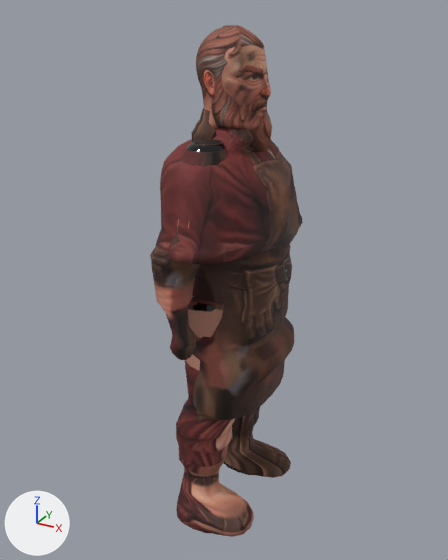
The glTF model assets/models/npcs/npc_smith.glb: old version first, new version second.
Rendered twice from a 50 mm camera at (0.986, -1.825, 1.868) aimed at (-0.015, -0.005, 0.959). Lighting does not change. The marker at lower left points along +X, +Y and +Z. The older version comes first. Vertices at exactly the same position are counted once.

In view in the first picture: 'arm_L'.
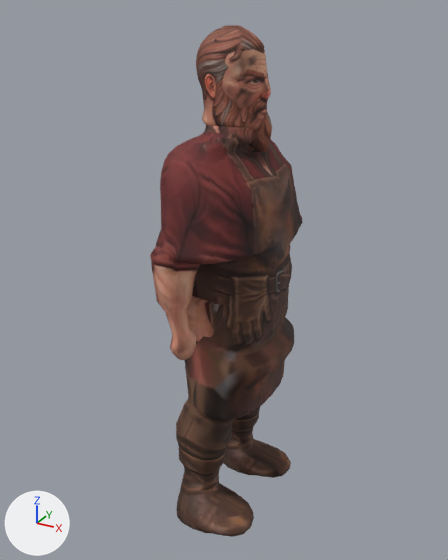
The edits, one by one:
me_arm_l is used by ob_arm_l; location (0.0, 0.0, 0.0).
me_arm_l had 3682 vertices, 7336 faces and spanned x -0.17..0.23, y -0.37..0.37, z 0.01..1.82.
me_arm_l now has 3550 vertices, 7076 faces and spans x -0.17..0.23, y -0.37..0.37, z 0.01..1.82.
me_arm_l part 1: 190 vertices moved within x -0.16..0.15, y -0.27..0.27, z 1.42..1.53; 364 vertices removed from x -0.16..0.15, y -0.25..0.26, z 1.42..1.57; 232 vertices added at x -0.15..0.15, y -0.22..0.25, z 1.42..1.53.
me_arm_l part 2: 5 vertices moved within x -0.05..0.07, y -0.07..0.07, z 1.77..1.8; 5 vertices removed from x -0.05..0.07, y -0.07..0.07, z 1.77..1.8; 5 vertices added at x -0.05..0.07, y -0.06..0.06, z 1.77..1.8.
me_arm_l part 3: 5480 kept faces spanning x -0.17..0.23, y -0.37..0.37, z 0.01..1.82 get new texture (UV) coordinates.

Location of each change, [x1, y1, x2, y2] in pixels of the pictures (448 x 560 px; the box of a moved part takes in the faces that stretch with it):
part 1 of me_arm_l, moved or reshaped
    before: [161, 106, 282, 184]
    after: [161, 122, 282, 184]
part 2 of me_arm_l, moved or reshaped
    before: [203, 36, 244, 48]
    after: [203, 36, 244, 47]
part 3 of me_arm_l, surface changed
    both: [150, 25, 302, 537]
